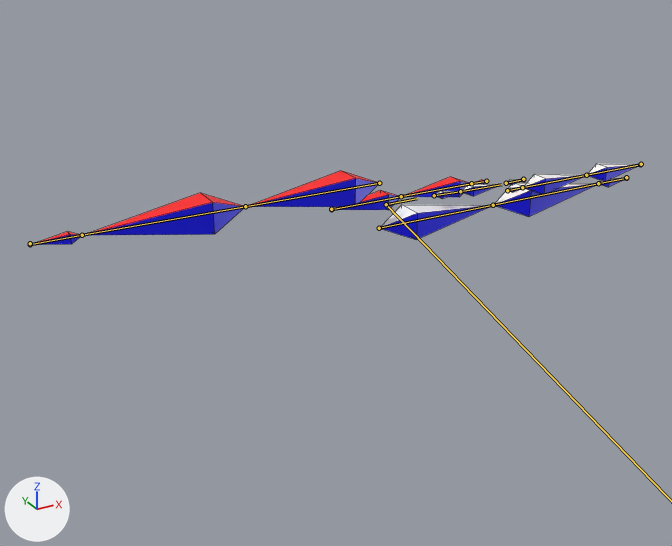
Before and after pictures for a commit that changed the FBX model DirectX/Resources/Fbx/boss1/boss1.fbx.
Before and after are seen from a 50 mm camera at (-126.8, 248.5, 178.8) aimed at (-15.8, 450.4, 77.9). Lighting does not change. The marker at lower left points along +X, +Y and +Z. The bones that bend it are drawn over the model as lines. Mesh edges are drawn as thin lines.

Objects in the first picture: 'body'.
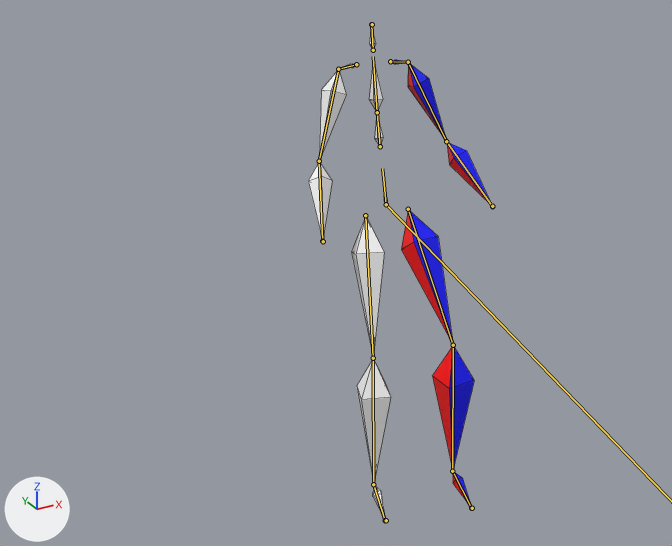
The newer file adds an action. The first version stands in its rest pose; the second is drawn at frame 3 of the action 'dataset-1_bow_active_001|back_end'.

The change in detail:
Bone 'Hips' (bone_hips) turns from (0, 0, 0) to (-16, -5, 90) degrees about its own x, y and z.
Bone 'Spine' (bone_spine) turns from (0, 0, 0) to (-89, 92, -86) degrees about its own x, y and z.
Bone 'Shoulder_L' (bone_shoulder_l) turns from (0, 0, 0) to (90, 6, -92) degrees about its own x, y and z.
Bone 'UpperArm_L' (bone_upperarm_l) turns from (0, 0, 0) to (2, 6, -60) degrees about its own x, y and z.
Bone 'LowerArm_L' (bone_lowerarm_l) turns from (0, 0, 0) to (30, -8, -5) degrees about its own x, y and z.
Bone 'Shoulder_R' (bone_shoulder_r) turns from (0, 0, 0) to (-91, -8, 88) degrees about its own x, y and z.
Bone 'UpperArm_R' (bone_upperarm_r) turns from (0, 0, 0) to (3, -7, -65) degrees about its own x, y and z.
Bone 'LowerArm_R' (bone_lowerarm_r) turns from (0, 0, 0) to (-28, -14, 7) degrees about its own x, y and z.
Bone 'UpperLeg_L' (bone_upperleg_l) turns from (0, 0, 0) to (18, -4, -176) degrees about its own x, y and z.
Bone 'LowerLeg_L' (bone_lowerleg_l) turns from (0, 0, 0) to (-33, 1, -1) degrees about its own x, y and z.
Bone 'Foot_L' (bone_foot_l) turns from (0, 0, 0) to (56, 0, -1) degrees about its own x, y and z.
Bone 'UpperLeg_R' (bone_upperleg_r) turns from (0, 0, 0) to (-1, -165, -4) degrees about its own x, y and z.
Bone 'LowerLeg_R' (bone_lowerleg_r) turns from (0, 0, 0) to (15, 0, 0) degrees about its own x, y and z.
Bone 'Foot_R' (bone_foot_r) turns from (0, 0, 0) to (-63, -5, -5) degrees about its own x, y and z.

Changed parts and their boxes (x1, y1, x2, y2) in the pictures (672 x 546 px):
'body', posed (70% narrower, 500% taller)
    before: (31, 164, 639, 245)
    after: (308, 28, 492, 519)
bone 'Hips', root to tip
    before: (386, 204) to (416, 198)
    after: (386, 204) to (382, 168)
bone 'Spine', root to tip
    before: (434, 195) to (460, 191)
    after: (380, 146) to (377, 112)
bone 'Shoulder_L', root to tip
    before: (507, 190) to (522, 187)
    after: (390, 61) to (408, 62)
bone 'UpperArm_L', root to tip
    before: (522, 187) to (586, 175)
    after: (408, 62) to (446, 141)
bone 'LowerArm_L', root to tip
    before: (586, 175) to (640, 164)
    after: (446, 141) to (492, 206)
bone 'Shoulder_R', root to tip
    before: (486, 181) to (471, 183)
    after: (356, 64) to (338, 69)
bone 'UpperArm_R', root to tip
    before: (471, 183) to (401, 196)
    after: (338, 69) to (319, 161)
bone 'LowerArm_R', root to tip
    before: (401, 196) to (331, 209)
    after: (319, 161) to (322, 241)
bone 'UpperLeg_L', root to tip
    before: (379, 228) to (493, 205)
    after: (408, 209) to (453, 345)
bone 'LowerLeg_L', root to tip
    before: (493, 205) to (598, 183)
    after: (453, 345) to (452, 471)
bone 'Foot_L', root to tip
    before: (598, 183) to (626, 178)
    after: (452, 471) to (471, 508)
bone 'UpperLeg_R', root to tip
    before: (379, 183) to (245, 206)
    after: (365, 215) to (373, 358)
bone 'LowerLeg_R', root to tip
    before: (245, 206) to (82, 235)
    after: (373, 358) to (373, 484)
bone 'Foot_R', root to tip
    before: (82, 235) to (30, 244)
    after: (373, 484) to (385, 520)
